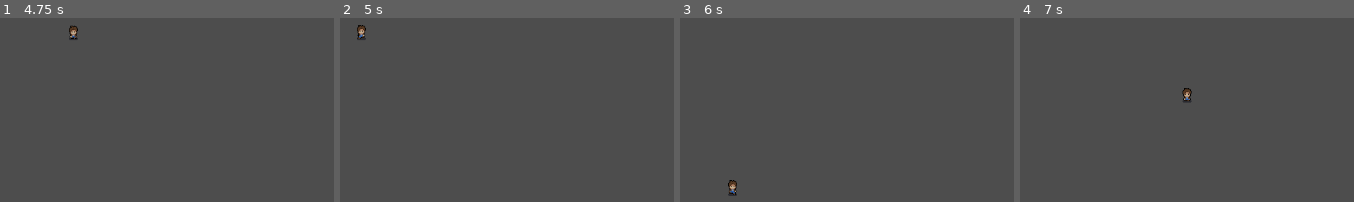
Above: before the commit, frames 1-4 (left to right).
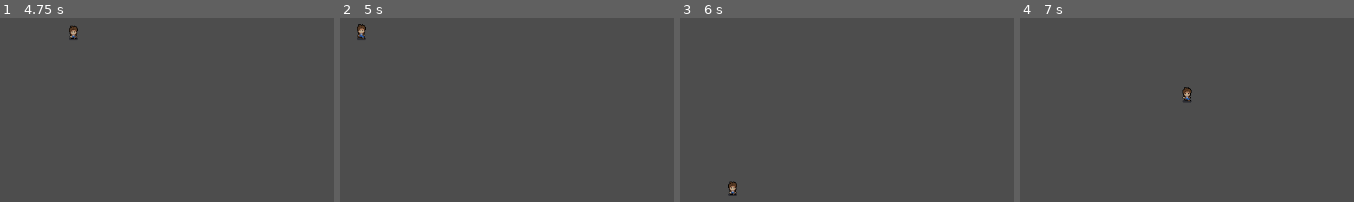
Above: after the commit, the same moments.

Repository: AllainDM/winter_jam
Game: Godot game, scene res://scene/player_01.tscn
Two runs of this game, one before a commit and one after it. Both use one fixed random seed, a clock stepped at 60 frames per second and the inputs below. This scene is started directly instead of the project's main scene.
Inputs (mouse positions are in pixels of both pictures, inside the frame that each line leads up to):
- Up to frame 1 (4.75 s): tap Enter at 0.5, 2.75 s; move the mouse to (outside the picture) at 0.52 s; hold Right (ui_right) 0.53-1.28 s; click (outside the picture) at 0.67 s; move the mouse to (103, 201) at 1.27 s; hold Down (ui_down) 1.28-2.03 s; tap Space at 2 s; move the mouse to (outside the picture) at 2.02 s; hold Right (ui_right) 2.03-2.78 s; move the mouse to (outside the picture) at 2.77 s; hold Up (ui_up) 2.78-3.53 s; click (outside the picture) at 2.92 s; move the mouse to (outside the picture) at 3.52 s; hold Left (ui_left) from 3.53 s (still down); move the mouse to (23, 111) at 4.27 s
- Up to frame 2 (5 s): keep holding Left (ui_left)
- Up to frame 3 (6 s): move the mouse to (983, 179) at 5.02 s; release Left (ui_left) at 5.03 s; hold Down (ui_down) 5.03-5.78 s; click (983, 179) at 5.17 s; tap Space at 5.75 s; move the mouse to (823, 67) at 5.77 s; hold Right (ui_right) from 5.78 s (still down)
- Up to frame 4 (7 s): tap Enter at 6.5 s; move the mouse to (outside the picture) at 6.52 s; release Right (ui_right) at 6.53 s; hold Up (ui_up) from 6.53 s (still down)

Frame 1 is identical in both runs. In frame 2, 0.1% of the frame differs, in the area x 5-8%, y 3-12%; in frame 3, 0.1%, in the area x 14-18%, y 88-97%; in frame 4, 0.1%.

Commit message:
fix anim plauer

Diff:
--- a/scene/player_01.tscn
+++ b/scene/player_01.tscn
@@ -128,7 +128,7 @@
 "duration": 1.0,
 "texture": SubResource("AtlasTexture_5ql2r")
 }],
-"loop": true,
+"loop": false,
 "name": &"walk_down",
 "speed": 5.0
 }]
--- a/script/player_01.gd
+++ b/script/player_01.gd
@@ -5,14 +5,14 @@
 var is_attacking : bool = false
 
 func _physics_process(_delta: float) -> void:
-	var input_vector := Vector2.ZERO
+	var input_vector : Vector2 = Vector2.ZERO
 	input_vector.x = Input.get_axis("ui_left", "ui_right")
 	input_vector.y = Input.get_axis("ui_up", "ui_down")
 
 	input_vector = input_vector.normalized()
 
 	if is_attacking:
-		pass
+		input_vector = Vector2.ZERO
 	elif input_vector != Vector2.ZERO:
 		anim.play("walk_down")
 		velocity = input_vector * SPEED
